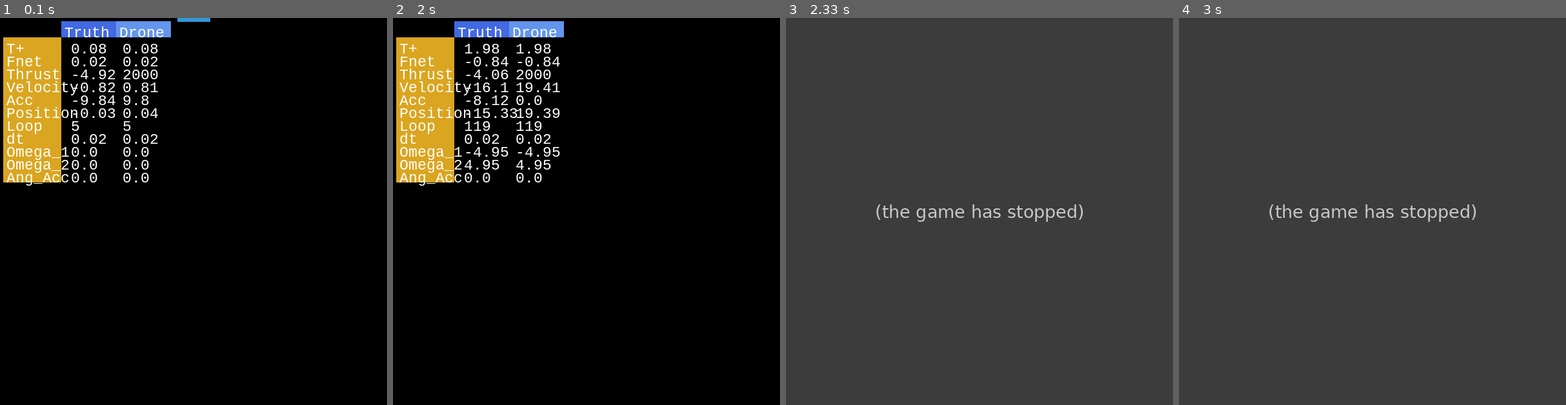
Above: before the commit, frames 1-4 (left to right).
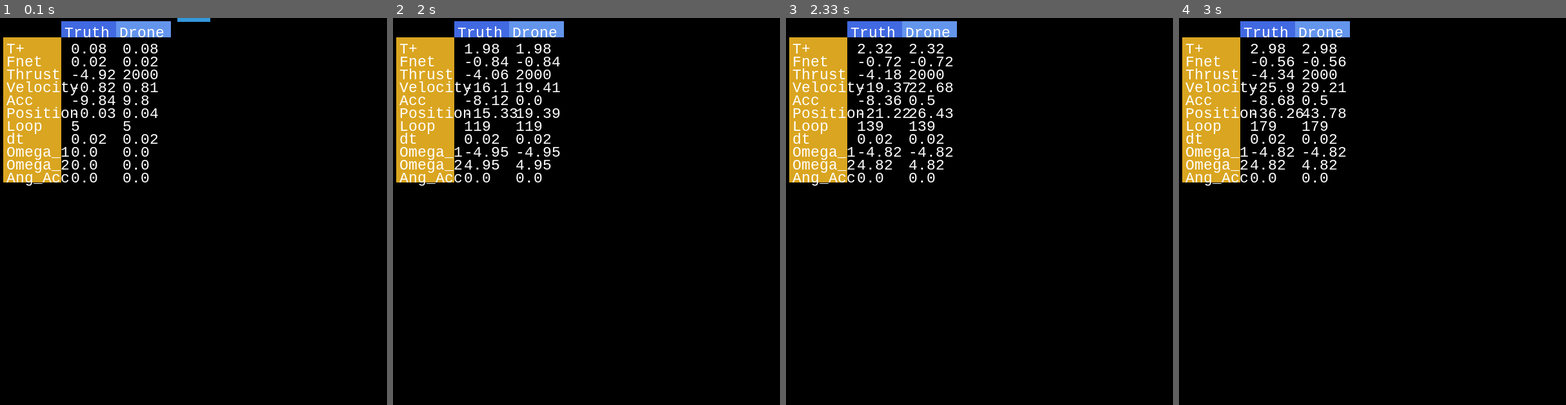
Above: after the commit, the same moments.

Repository: taostlt/air
Game: pygame game, started from drone_drop.py
Same seed, same stepped clock (60 frames per second), same inputs: the game is played once before the commit and once after it.
Inputs:
- Up to frame 1 (0.1 s): no input
- Up to frame 2 (2 s): hold Right 0.33-0.8 s; hold Up 0.83-1.13 s; hold Right 1.17-1.63 s
- Up to frame 3 (2.33 s): hold Down from 2.23 s (still down)
- Up to frame 4 (3 s): release Down at 2.53 s; hold Left 2.57-2.97 s

Frames 1-2 are identical in both runs. In frame 3, 100% of the frame differs, in the area x 0-100%, y 0-100%; in frame 4, 100%.
Error before the commit: TypeError: tight_layout() takes 0 positional arguments but 1 was given (drone_drop.py line 621); the game stopped at 2.02 s (later frames are placeholders)
Error after the commit: TypeError: tight_layout() takes 0 positional arguments but 1 was given (drone_drop.py line 651)

Commit message:
Graphs working showing Position, Velocity, Acceleration

Diff:
--- a/drone_drop.py
+++ b/drone_drop.py
@@ -316,7 +316,7 @@
         # Draw Orange Column background       "TEXT" (width) (row height) [background color]
         time_card = Card(self.screen, self.font, "", 10, 35, 85, len(label_list)*rowHeight, THECOLORS['goldenrod'])
 
-        # Draw Blue column headers with text and background     (Xorg Yorg Width, Height)
+        # Draw Blue column headers with text and background      (Xorg Yorg Width, Height)
         labelCard_Column_1 = Card(self.screen, self.font, "Truth", 100, 10, 80, 20)
         labelCard_Column_2 = Card(self.screen, self.font, "Drone", 185, 10, 80, 20, THECOLORS['cornflowerblue'])
 
@@ -327,7 +327,7 @@
 
         # Truth Column from truth_list
         y_vertical = 0                         # reset to zero to start at top row for next list.
-        hudList_truth = Rounded(truth_list)    # Create an object of type Rounded, round the values.
+        hudList_truth = Rounded(truth_list)    # Create an object of type Rounded, round the values of the array.
         hudList_truth = hudList_truth.value()  # Return the new values in the new list
         for data in hudList_truth:
             # print(data)
@@ -337,7 +337,7 @@
         # Drone Column from drone_list
         y_vertical = 0                         # Reset to zero to start at top row for next list.
         columnWidth += 80                      # Draw 80 spaces to the right of the last column.
-        hudList_drone = Rounded(drone_list)    # Round off values to two places.
+        hudList_drone = Rounded(drone_list)    # Round off values to two places (array).
         hudList_drone = hudList_drone.value()  # Return the rounded value as a list
         for data in hudList_drone:
             # print(data)
@@ -349,13 +349,13 @@
     # Use Case: Add Angular Acc.
     #
     # - It can count the amount of items in the list.
-    # - It can display the text in order from top to bottom starting from a given point origin.
+    # - It can display the text in order from top to bottom starting from a given point - origin.
     #
     # What does it know?
     # What the labels are. The text of the labels. Where the labels should go on the screen, how high they are.
     # - The list of labels.
     # - The text of the label.
-    # - The total height of the graphics.
+    # - cancel: The total height of the graphics.
     # - The desired color of the background.
     # - The desired color of the text.
     # - The desired position of the background.
@@ -382,7 +382,6 @@
         return self.first + self.last
 
 def main():
-
     pygame.init()
 
     screen = pygame.display.set_mode((width, height))
@@ -411,8 +410,11 @@
     # ground = Ground(space, 144)   # attribute is the height of the ground
 
     t_history = []
-    z_actual = []
+    z_position_truth = []
     z_history = []
+    z_velocity_truth = []
+    z_acceleration_truth = []
+    z_dt = []
 
     # Add collision handler to object:
     ch = space.add_collision_handler(0, 0)
@@ -430,6 +432,7 @@
 
     CoaxialDrone = CoaxialCopter('Alex', space)                    # Create drone that can fly
     loop = 0                                                       # Initialize frame counter
+    dt = 0
     while True:
         for event in pygame.event.get():
             if event.type == pygame.QUIT:
@@ -572,8 +575,10 @@
         # CoaxialDrone.shape.body.velocity_func = 200.0  ; we are not encouraged to set velocity directly. Just Force.
         t_history.append(time)
         z_history.append(CoaxialDrone.z)
-        z_actual.append(CoaxialDrone.shape.body.position)
-        # target_z_dot_dot_history.append(-np.cos(time))
+        z_position_truth.append(CoaxialDrone.shape.body.position[1])
+        z_velocity_truth.append(CoaxialDrone.shape.body.velocity[1])
+        z_acceleration_truth.append(acceleration_truth)
+        z_dt.append(dt)
 
         droneHUD.display(CoaxialDrone, time,
                          Fnet_truth, thrust_truth,
@@ -581,56 +586,80 @@
                          loop, dt, omega_1, omega_2,
                          ang_acc_truth)
 
-        if 2.00 < time < 2.05:
+        if 3.00 < time < 3.05:
+            print(f'z_actual: {z_position_truth}')
+            print(f'Length of t_history: {len(t_history)}')
 
             # BENCHMARK C:
-            print(f'The Z height at around 10 seconds is: {z_history[-1]}')
-            print(f'The time is: {t_history}')
+            print(f'The Z height (truth) at around {time} seconds is: {z_position_truth[-1]}')        # Get last value in array
+            print(f'The Z velocity (truth) at around {time} seconds is: {velocity_truth[1]}')
+            print(f'The Z acceleration (truth using a = v / t) at around {time} seconds is: {round((velocity_truth[1]/time),2)}')
+            print(f'Z acceleration truth: {z_acceleration_truth}')
+            print(f'z dt is: {z_dt}')
+
             # plt.plot(t_history, t_history)
             # plt.plot(t_history, z_actual)
-
             # plt.plot(t_history, z_actual)
             # plt.plot(t_history, target_z_dot_dot_history)
             # plt.plot(np.cos(t_history))
 
-            X = np.linspace(-np.pi, np.pi, 256, endpoint=True)
-            Y = np.cos(X)
-
-            plt.figure(figsize=(12,4))
-            plt.subplot(1,3,1)           # (row, column, index)
-
-            plt.plot(X, Y, color="blue")
-            plt.title('subplot(2,2,1)')
+            # X = np.linspace(-np.pi, np.pi, 256, endpoint=True)
+            # Y = np.ones(len(t_history))
+
+            X1 = t_history
+            Y1 = z_position_truth
+
+            X2 = t_history
+            Y2 = z_velocity_truth
+
+            X3 = t_history
+            Y3 = z_acceleration_truth
+
+            X4 = t_history
+            Y4 = z_dt
+
+            plt.figure(figsize=(13,4))
+            row = 1
+            column = 4
+            plt.subplot(row,column,1)             # (row, column, index)
+            plt.plot(X1, Y1, color="blue")
+            plt.title('Position')
             plt.xlabel('Time')
             plt.ylabel('Position')
-            plt.legend(['X','Y'])
-
-            plt.subplot(1, 3, 2)
-            plt.plot(X, Y * -1, color="red")
-            plt.title('subplot(2,2,2)')
+            plt.legend(['Z','Y1'])
+
+            plt.subplot(row,column,2)             # (row, column, index)
+            plt.plot(X2, Y2, color="red")
+            plt.title('Velocity')
             plt.xlabel('Time')
-            plt.ylabel('Position')
-            plt.legend(['X', 'Y'])
-
-            plt.subplot(1, 3, 3)
-            plt.plot(X, Y * -1, color="green")
-            plt.title('subplot(2,2,3)')
+            plt.ylabel('Velocity')
+            plt.legend(['Z dot', 'Y2'])
+
+            plt.subplot(row,column,3)             # (row, column, index)
+            plt.plot(X3, Y3, color="green")
+            plt.title('Acceleration')
             plt.xlabel('Time')
-            plt.ylabel('Position')
-            plt.legend(['X', 'Y'])
-            plt.tight_layout(2.5)        #This adjusts the padding.
+            plt.ylabel('Acceleration')
+            plt.legend(['Z dot dot', 'Y3'])
+
+            plt.subplot(row,column,4)             # (row, column, index)
+            plt.plot(X4, Y4, color="black")
+            plt.title('dt - time step')
+            plt.xlabel('Time')
+            plt.ylabel('dt')
+            plt.legend(['dt', 'Y3'])
+            plt.tight_layout(2.5)             # This adjusts the padding around the graphs.
             # plt.subplots_adjust(left=0.02, bottom=0, right=1, top=1, wspace=0.2, hspace=1)
 
             # plt.subplot(2, 2, 4)
             # plt.plot(X, Y, color="black")
             # plt.title('subplot(2,2,4)')
 
-
             x1 = t_history
             x2 = z_history
             x3 = z_history
 
-            y1 = z_actual
+            y1 = z_position_truth
             y2 = z_history
             y3 = z_history
 
